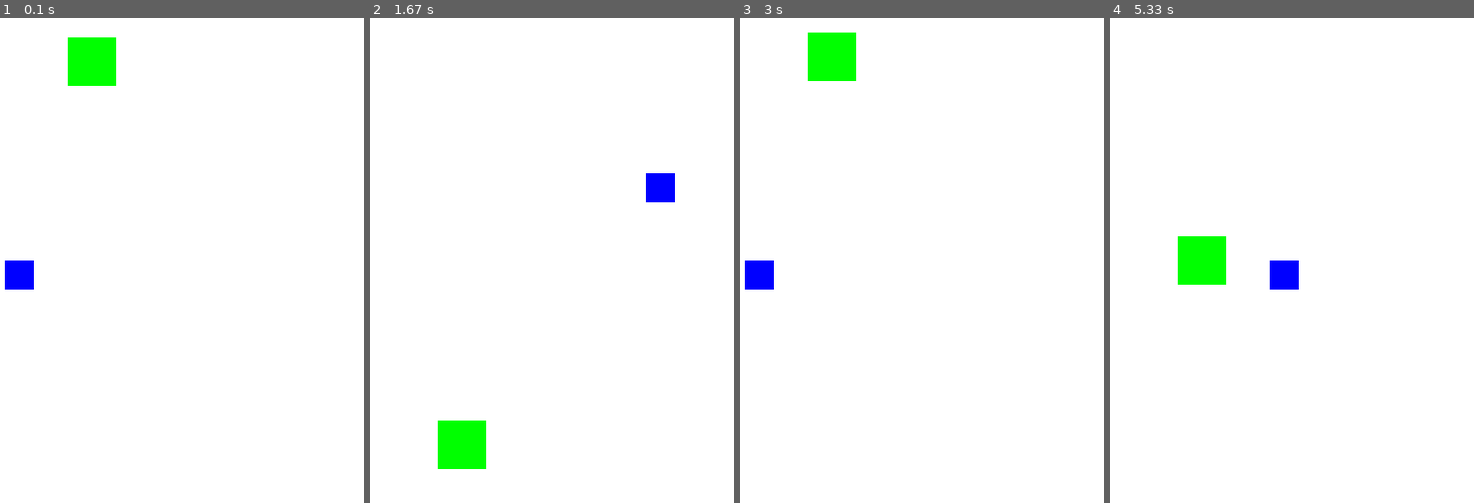
Above: before the commit, frames 1-4 (left to right).
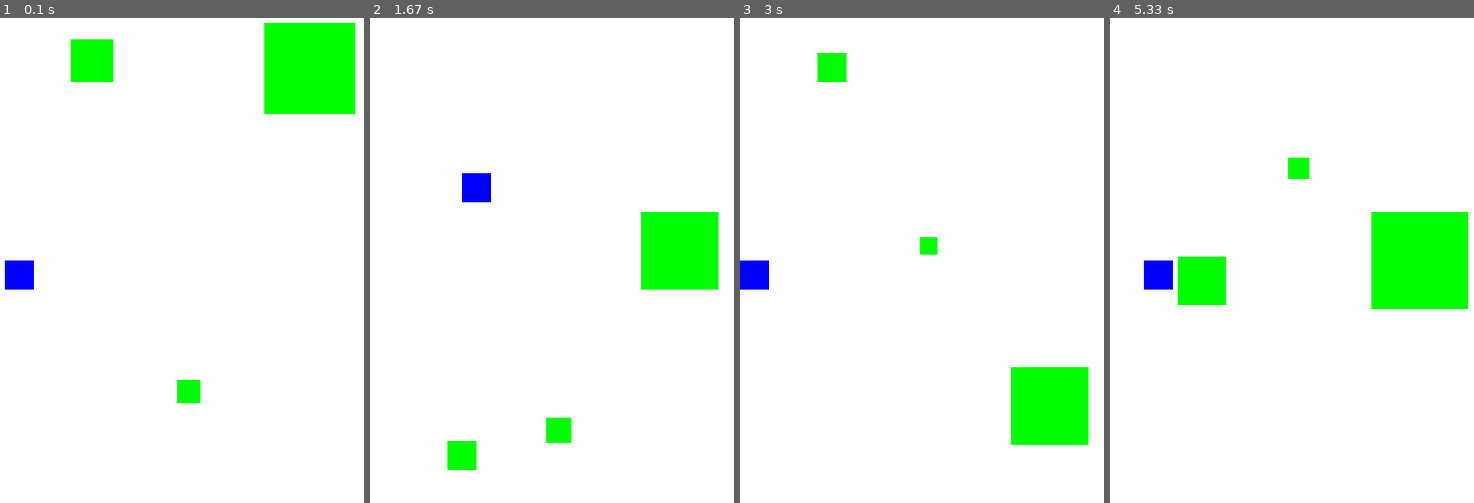
Above: after the commit, the same moments.

Repository: alexlimatds/introducao_pygame
Game: pygame game, started from exemplos_básicos/multiplos_sprites.py
Same seed, same stepped clock (60 frames per second), same inputs: the game is played once before the commit and once after it.
Inputs:
- Up to frame 1 (0.1 s): no input
- Up to frame 2 (1.67 s): hold Right 0.33-0.8 s; hold Up 0.83-1.13 s; hold Right 1.17-1.63 s
- Up to frame 3 (3 s): hold Left 1.67-2.2 s; hold Down 2.23-2.53 s; hold Left 2.57-2.97 s
- Up to frame 4 (5.33 s): hold Up 3-3.37 s; hold Right 3.4-4.03 s; hold Down 4.07-4.43 s; hold Left 4.47-4.93 s; hold Right from 4.97 s (still down)

The runs differ from the first frame. In frame 1, 5.3% of the frame differs, in the area x 18-98%, y 1-80%; in frame 2, 5.6%; in frame 3, 4.6%; in frame 4, 7.7%, in the area x 9-99%, y 28-60%.

Commit message:
Exemplo de múltiplos sprites

Diff:
--- a/exemplos_básicos/multiplos_sprites.py
+++ b/exemplos_básicos/multiplos_sprites.py
@@ -8,15 +8,21 @@
   # Visualmente, é um quadrado verde que pulsa
   def __init__(self, x, y, dimensao, direcao_inicial, velocidade):
     pygame.sprite.Sprite.__init__(self)
-    self.surface = pygame.Surface([dimensao, dimensao])
-    self.rect = self.surface.get_rect()
+    self.surface_original = pygame.Surface([dimensao, dimensao])
+    self.image = self.surface_original
+    self.rect = self.surface_original.get_rect()
     self.rect.topleft = (x, y)
-    self.image = self.surface
+    # variáveis para controle de movimento
     self.direcao_inicial = direcao_inicial
     self.velocidade = velocidade
+    # variáveis para controle de pulso
+    self.dimensao_max = dimensao
+    self.dimensao_min = dimensao * 0.6
+    self.crescimento = -1
 
   def update(self):
-    self.surface.fill('green')
+    self.image.fill("green")
+    # movimentação
     if self.direcao_inicial >= 0: # subindo
       self.rect.y -= self.velocidade
       if self.rect.y < 0:
@@ -27,6 +33,14 @@
       if self.rect.bottom > JANELA_ALTURA:
         self.rect.bottom = JANELA_ALTURA
         self.direcao_inicial = 1
+    # pulso
+    d = self.rect.width + self.crescimento
+    self.image = pygame.transform.scale(self.surface_original, (d, d))
+    self.rect = self.image.get_rect(center=self.rect.center)
+    if d >= self.dimensao_max:
+      self.crescimento = self.crescimento * -1
+    elif d <= self.dimensao_min:
+      self.crescimento = self.crescimento * -1
 
 class Personagem(pygame.sprite.Sprite):
   # Visualmente, é um quadrado azul
@@ -62,21 +76,30 @@
   def para_esquerda(self):
     # Move o personagem para a esquerda.
     self.rect.x -= self.velocidade
-    if self.rect.right < 0: # Recua o personagem de forma que ele não ultrapasse os limites da janela
-      self.rect.right = 0
+    if self.rect.x < 0: # Recua o personagem de forma que ele não ultrapasse os limites da janela
+      self.rect.x = 0
 
 # PROGRAMA PRINCIPAL
 pygame.init()
 janela = pygame.display.set_mode([JANELA_LARGURA, JANELA_ALTURA])
 clock = pygame.time.Clock()
 
-sprites = pygame.sprite.Group()
+todos_sprites = pygame.sprite.Group()
 # personagem
-personagem = Personagem(5, JANELA_ALTURA / 2, 30)
-sprites.add(personagem)
+x_personagem_inicial = 5
+personagem = Personagem(x_personagem_inicial, JANELA_ALTURA / 2, 30)
+todos_sprites.add(personagem)
 # inimigos
-inimigo = Inimigo(70, 5, 50, 1, 5)
-sprites.add(inimigo)
+inimigos = pygame.sprite.Group()
+inimigo = Inimigo(70, 5, 50, 1, 5) # inimigo 1
+todos_sprites.add(inimigo)
+inimigos.add(inimigo)
+inimigo = Inimigo(180, JANELA_ALTURA - 30, 30, -1, 20) # inimigo 2
+todos_sprites.add(inimigo)
+inimigos.add(inimigo)
+inimigo = Inimigo(270, 5, 100, 1, 2) # inimigo 3
+todos_sprites.add(inimigo)
+inimigos.add(inimigo)
 
 continuar = True
 while continuar:
@@ -96,11 +119,14 @@
     personagem.para_baixo()
 
   # atualização do estado do jogo
-  sprites.update() # atualiza o estado de todos os sprites
+  todos_sprites.update() # atualiza o estado de todos os sprites
+  colididos = pygame.sprite.spritecollide(personagem, inimigos, False)
+  for i in colididos:
+    personagem.rect.x = x_personagem_inicial # move personagem para posição inicial
 
   # atualização do quadro
   janela.fill((255, 255, 255))
-  sprites.draw(janela)
+  todos_sprites.draw(janela)
   pygame.display.flip()
   clock.tick(60)
 pygame.quit()
